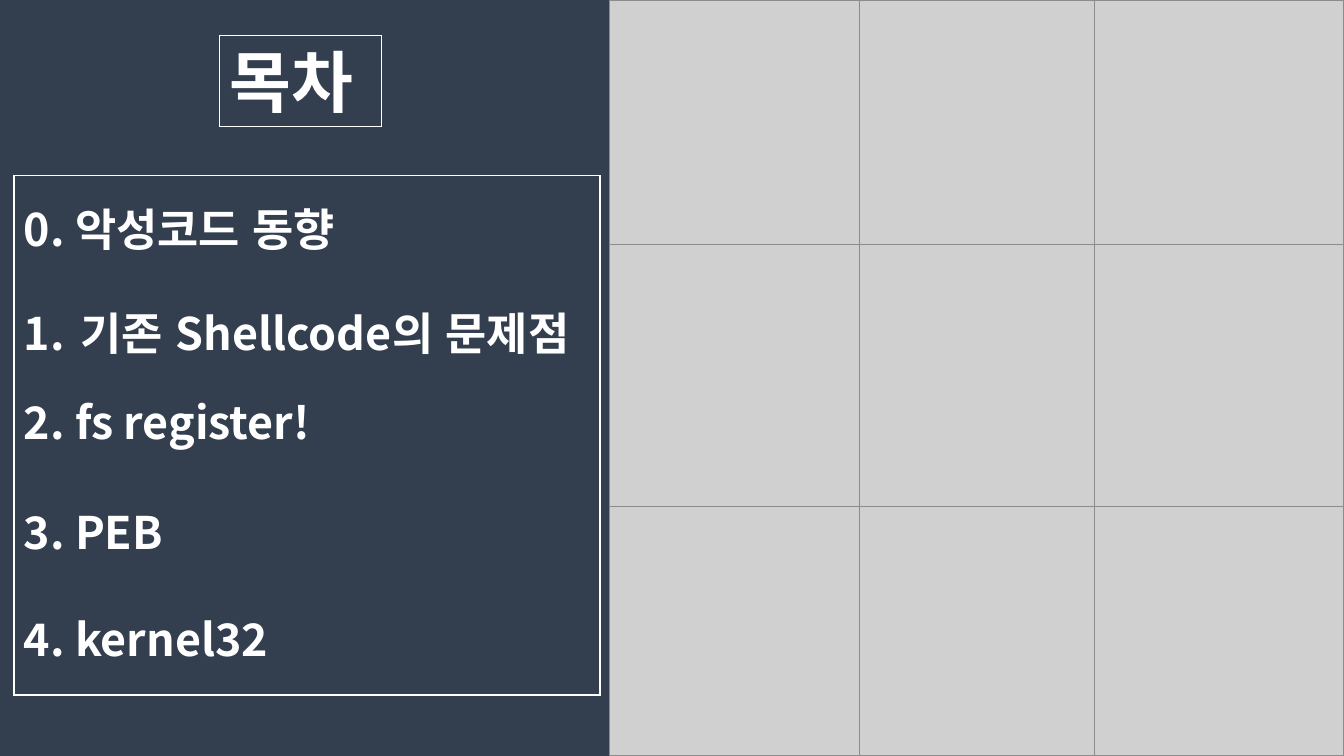
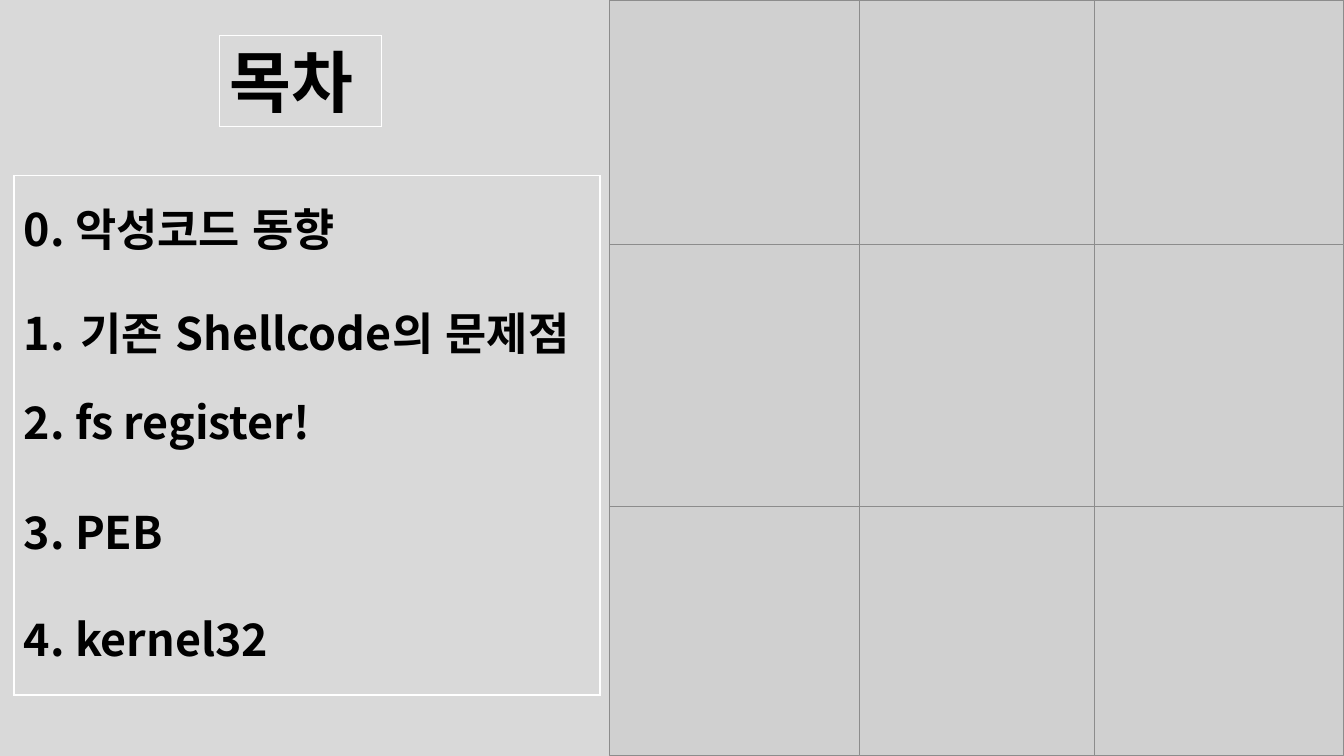
Before and after one commit to traitor0213/universal-shellcode, a slide deck: slide 2 of 123545.pptx. Drawn at 1344x756 pixels with LibreOffice and Linux fonts; fonts in the diff are those of the drawing; grey boxes stand for pictures. Boxes give left, top, right and bottom in pixels: in the first picture for what was removed or moved away, otherwise in the second. Text is boxed around its words. In the diff, an @@ line names an element or a change of style, - is before the commit and + after.

```diff
--- a/123545.pptx
+++ b/123545.pptx
@@ background #333F50 to #D9D9D9 @@
@@ text colour #FFFFFF to #000000 in 6 elements at [220,35,382,127], [24,402,310,450], [24,515,163,550], [24,620,268,657], [24,208,335,250], [81,312,570,354] @@
```
Also in this commit, not shown: 19 other slides changed, 4 slides added, 3 slides removed.
